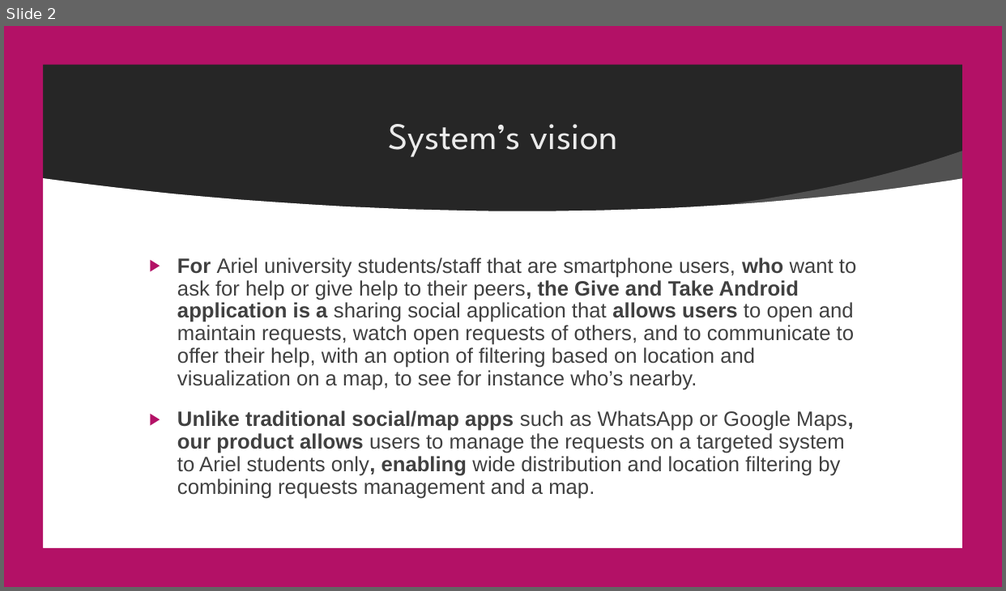
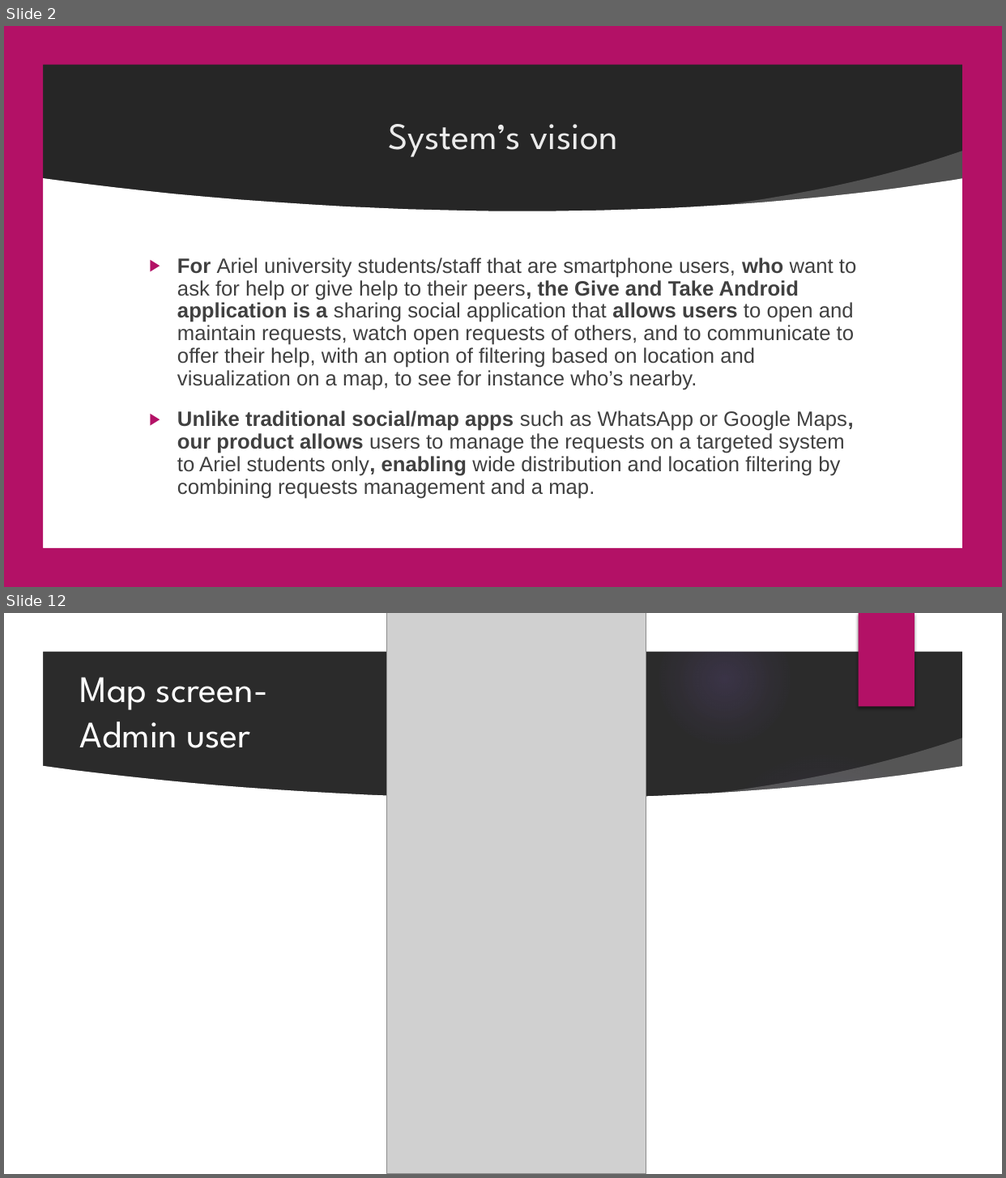
Before and after one commit to shaCode256/GiveAndTake, a slide deck: Give And Take presentation.pptx. Shown one above the other, each under a label of ours: slide 2 before the commit, slides 2 and 12 after it; the slides between them are not shown. The pictures are 1006x591 and 1006x1178 pixels, drawn with LibreOffice and Linux fonts; fonts in the diff are those of the drawing; grey boxes stand for pictures; background and template pictures are left out; a plain dark background stands for a picture behind light text. Boxes give left, top, right and bottom in pixels: in the first picture for what was removed or moved away, otherwise in the second. Text is boxed around its words. In the diff, an @@ line names an element or a change of style, - is before the commit and + after.

```diff
--- a/Give And Take presentation.pptx
+++ b/Give And Take presentation.pptx
@@ slide 12 added at <box>4,613,1002,1174</box>, background picture (left out); not listed: 6 template elements that a slide beside it also shows @@
@@ picture added at <box>387,613,646,1174</box> @@
@@ picture added at <box>413,613,646,1119</box> @@
@@ text added at <box>80,677,268,748</box>, 36 pt, text #FFFFFF @@
+Map screen-
+Admin user
@@ freeform shape added at <box>698,738,971,820</box>, fill #FFFFFF at 20% opacity @@
@@ ellipse added at <box>709,750,939,981</box>, fill gradient #9B6BF2 @@
@@ freeform shape added at <box>41,766,965,1137</box>, fill #FFFFFF @@
```
Also in this commit, not shown: 7 slides changed, 7 other slides added, 8 slides removed.
